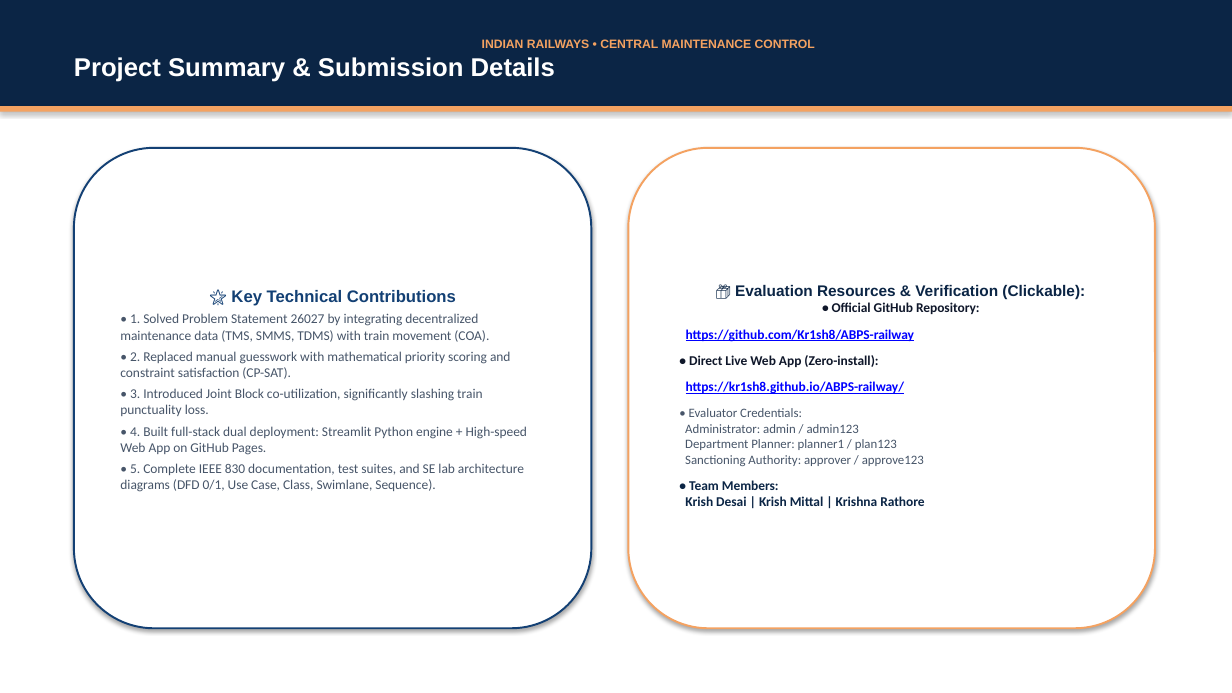
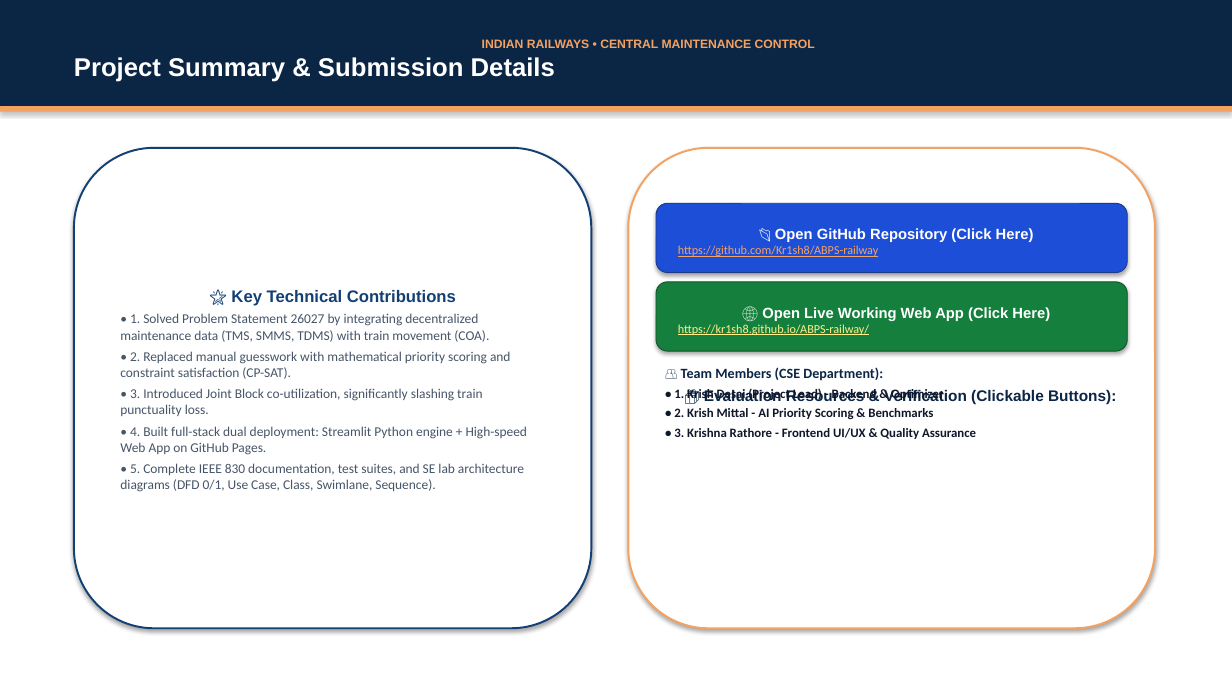
Before and after one commit to Kr1sh8/ABPS-railway, a slide deck: slide 8 of ABPS_Project_Presentation.pptx. Drawn at 1232x693 pixels with LibreOffice and Linux fonts; fonts in the diff are those of the drawing. Boxes give left, top, right and bottom in pixels: in the first picture for what was removed or moved away, otherwise in the second. Text is boxed around its words. In the diff, an @@ line names an element or a change of style, - is before the commit and + after.

Commit message:
style: replace dark links with high-contrast clickable action buttons in presentation

```diff
--- a/ABPS_Project_Presentation.pptx
+++ b/ABPS_Project_Presentation.pptx
@@ rounded rectangle added at [656,203,1128,273], fill #1D4ED8, outline #1E3A8A 0.75 pt, 9.5 pt, text #F4A261, underline @@
+📂 Open GitHub Repository (Click Here)
+https://github.com/Kr1sh8/ABPS-railway
@@ rounded rectangle added at [656,282,1128,351], fill #15803D, outline #14532D 0.75 pt, 9.5 pt, text #FEF08A, underline @@
+🌐 Open Live Working Web App (Click Here)
+https://kr1sh8.github.io/ABPS-railway/
@@ text added at [674,367,976,439], 10 pt, text #0F172A, bold @@
+👥 Team Members (CSE Department):
+• 1. Krish Desai (Project Lead) - Backend & Optimizer
+• 2. Krish Mittal - AI Priority Scoring & Benchmarks
+• 3. Krishna Rathore - Frontend UI/UX & Quality Assurance
@@ text in rounded rectangle at [704,388,1116,404]: text changed; size 10.5 to 12 pt; font Calibri to Arial; text colour #475569 to #0B2545 @@
-📦 Evaluation Resources & Verification (Clickable):
-• Official GitHub Repository:
-https://github.com/Kr1sh8/ABPS-railway
-• Direct Live Web App (Zero-install):
-https://kr1sh8.github.io/ABPS-railway/
-• Evaluator Credentials:
-Administrator: admin / admin123
-Department Planner: planner1 / plan123
-Sanctioning Authority: approver / approve123
-• Team Members:
-Krish Desai | Krish Mittal | Krishna Rathore
+📦 Evaluation Resources & Verification (Clickable Buttons):
```
Also in this commit, not shown: 5 other slides changed, 1 other file.
